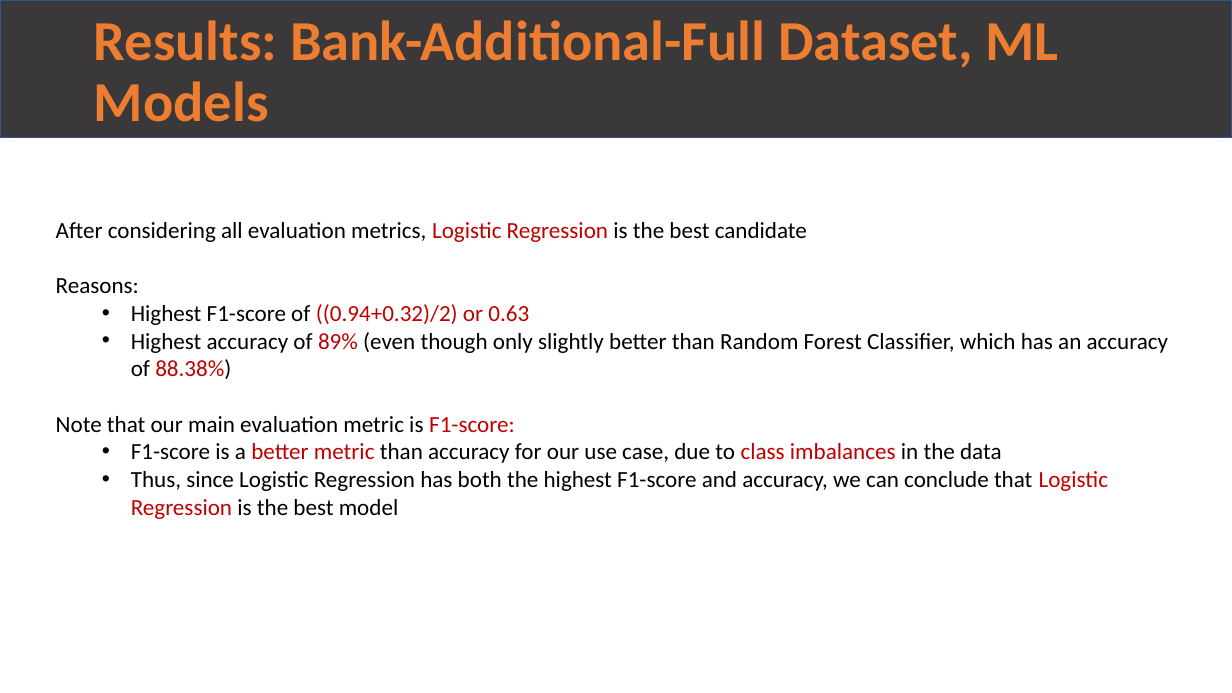
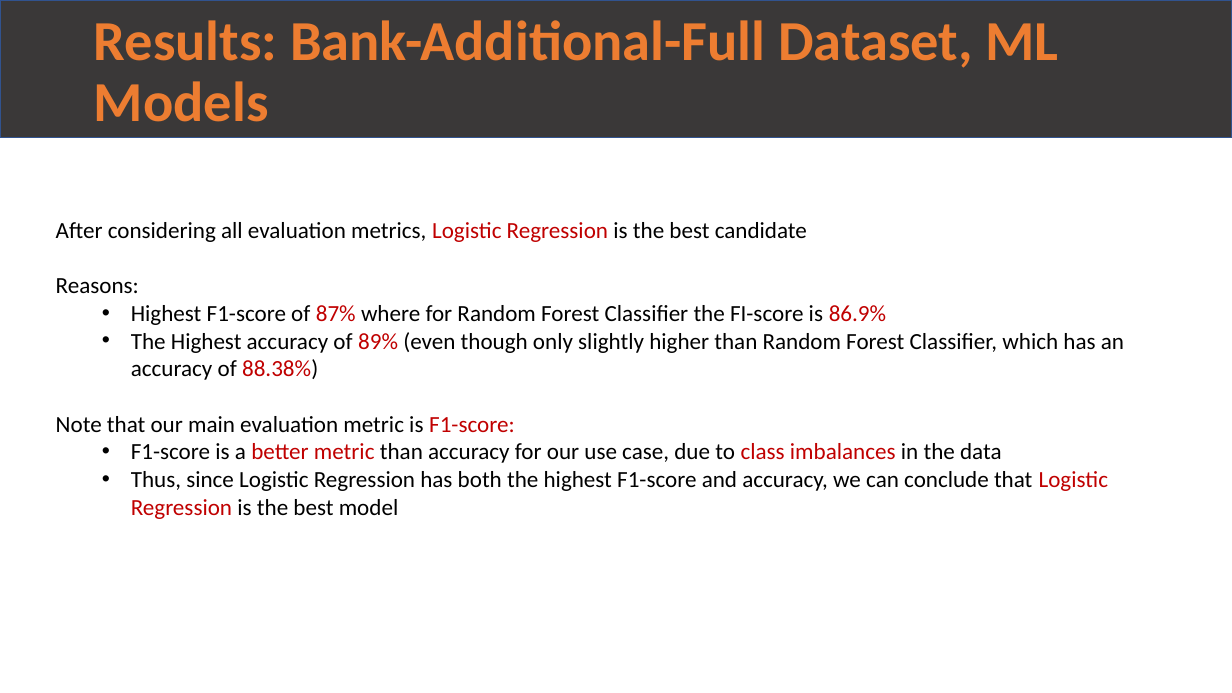
Before and after one commit to rirumel/data_science_bank_marketing_Campaign, a slide deck: slide 11 of presentation/week13_final_presentation.pptx. Drawn at 1232x693 pixels with LibreOffice and Linux fonts; fonts in the diff are those of the drawing. Boxes give left, top, right and bottom in pixels: in the first picture for what was removed or moved away, otherwise in the second. Text is boxed around its words. In the diff, an @@ line names an element or a change of style, - is before the commit and + after.

```diff
--- a/presentation/week13_final_presentation.pptx
+++ b/presentation/week13_final_presentation.pptx
@@ text at (131, 305, 1124, 380): text changed @@
-  • Highest F1-score of ((0.94+0.32)/2) or 0.63
-  • Highest accuracy of 89% (even though only slightly better than Random Forest Classifier, which has an accuracy of 88.38%)
+  • Highest F1-score of 87% where for Random Forest Classifier the FI-score is 86.9%
+  • The Highest accuracy of 89% (even though only slightly higher than Random Forest Classifier, which has an accuracy of 88.38%)
```
Also in this commit, not shown: 3 other slides changed, 1 other file.
